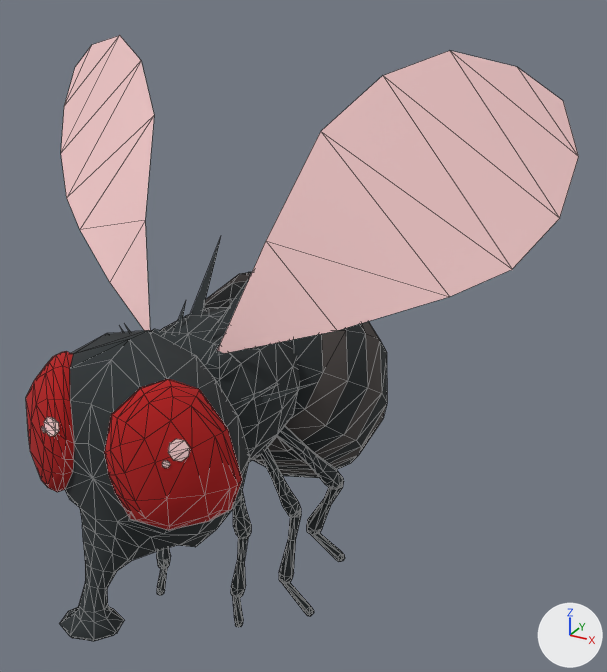
A saved change to the glTF model Game/Assets/Models/SK_Fly.glb.
Rendered twice from a 50 mm camera at (0.372, -0.566, 0.451) aimed at (0.057, 0.007, 0.164). Every picture has the same lights, and +X, +Y and +Z are marked at lower right. Both versions are drawn at frame 16 of the action 'idle_flying-loop'; the numbers are the values there. Mesh edges are drawn as thin lines. Vertices at the same position are counted once.

Names of what the first picture shows: 'PF_fly'.
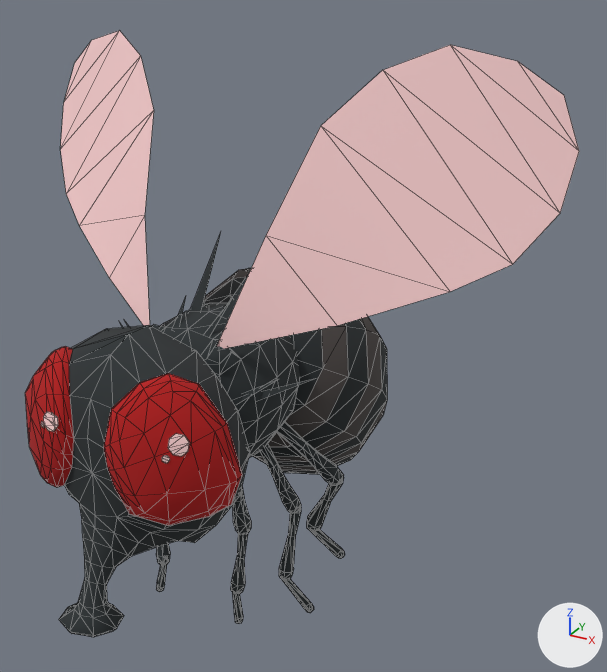
Location of each change, [x1, y1, x2, y2] in pixels of the pictures (607 x 672 px):
'PF_fly', moved
    before: [26, 35, 579, 641]
    after: [25, 31, 579, 637]

The change, as a list of edits to the scene's bpy script:
```text
Change me_m_fly:
    where me_m_fly.from_pydata(...)  # 1313 vertices, 2429 faces; spans x -0.251..0.251, y -0.237..0.176, z -0.092..0.395
    used by ob_pf_fly; location = (0.0, 0.0, 0.0)
    me_m_fly part 1: the whole mesh is moved by (0.0, 0.03, 0.024)
Change ob_pf_fly:
    ob_pf_fly.location: (0.0, 0.0, 0.0) -> (0.0, -0.03, -0.02)
```
